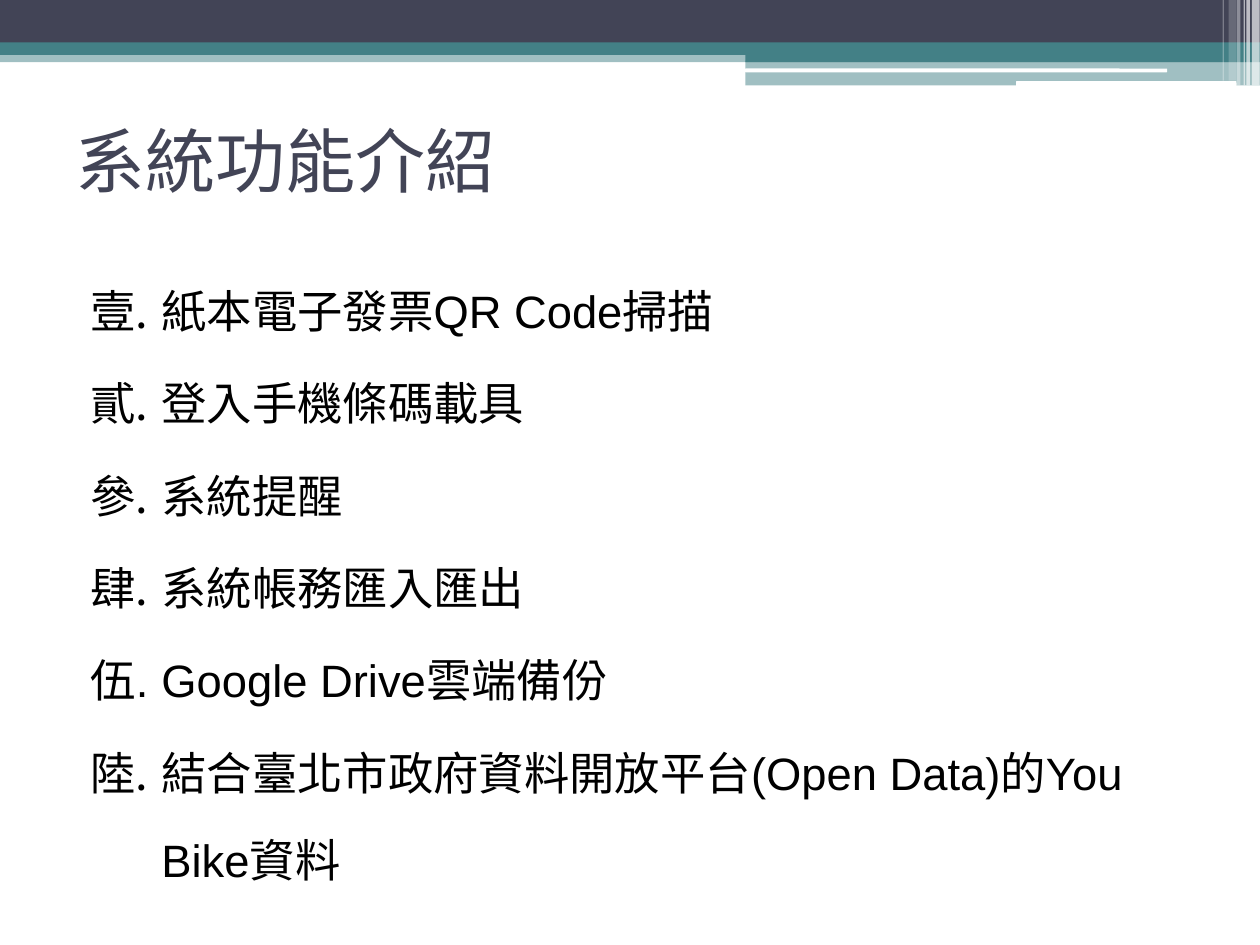
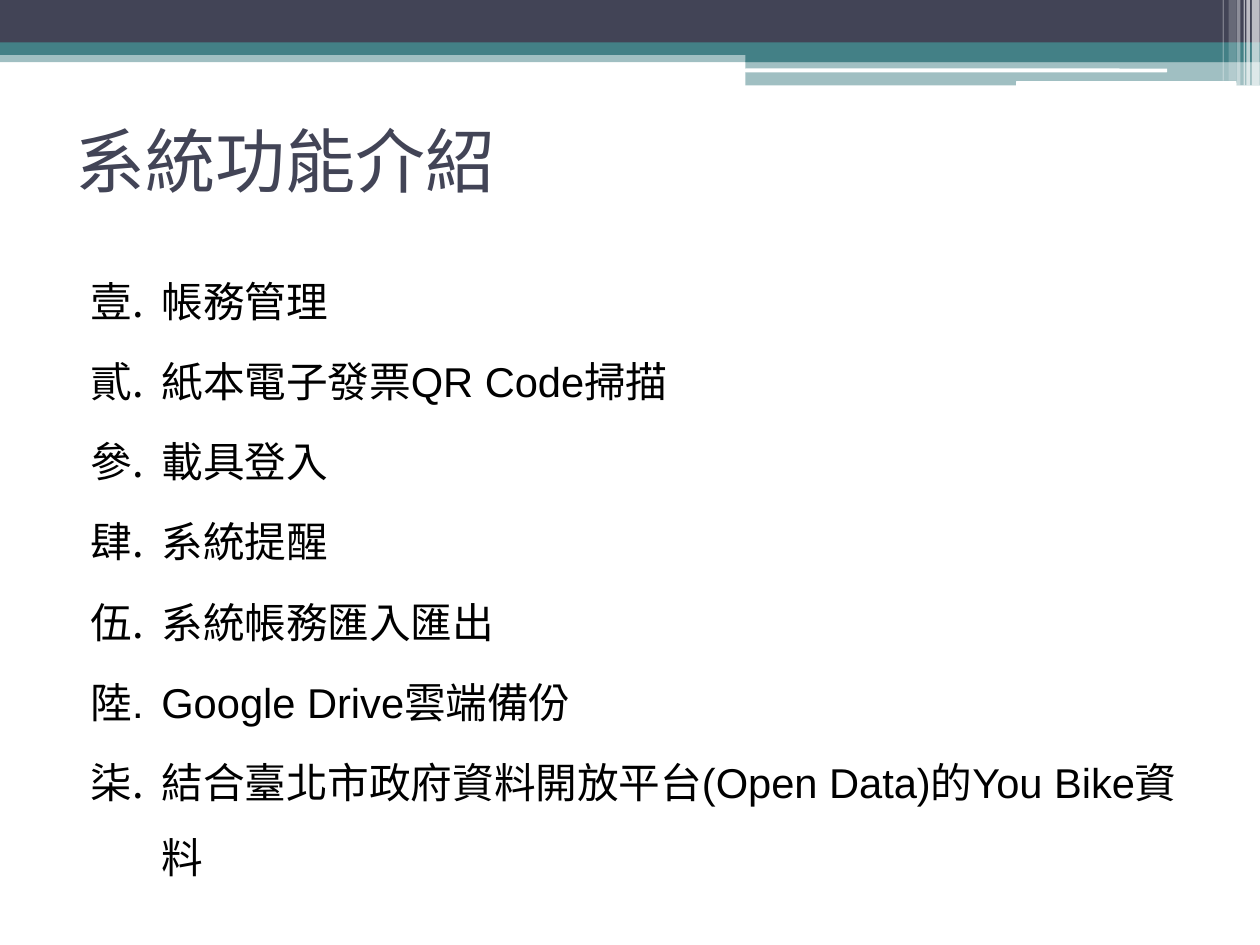
Before and after one commit to KoChunKai/NSC-Project, a slide deck: slide 5 of 比賽當天資料/Money Time_比賽.pptx. Drawn at 1260x945 pixels with LibreOffice and Linux fonts; fonts in the diff are those of the drawing. Boxes give left, top, right and bottom in pixels: in the first picture for what was removed or moved away, otherwise in the second. Text is boxed around its words. In the diff, an @@ line names an element or a change of style, - is before the commit and + after.

Commit message:
修改資料

```diff
--- a/比賽當天資料/Money Time_比賽.pptx
+++ b/比賽當天資料/Money Time_比賽.pptx
@@ text at (x1=161, y1=281, x2=327, y2=321): paragraph added @@
+1. 帳務管理
@@ text at (x1=161, y1=362, x2=1042, y2=807): size 25.9 to 23.8 pt; line spacing 1.6 to 1.5 @@
@@ text at (x1=161, y1=442, x2=327, y2=481): text changed; size 25.9 to 23.8 pt @@
-2. 登入手機條碼載具
+3. 載具登入
```
Also in this commit, not shown: 5 other slides changed, 3 slides added, 1 slide removed, 2 other files.
